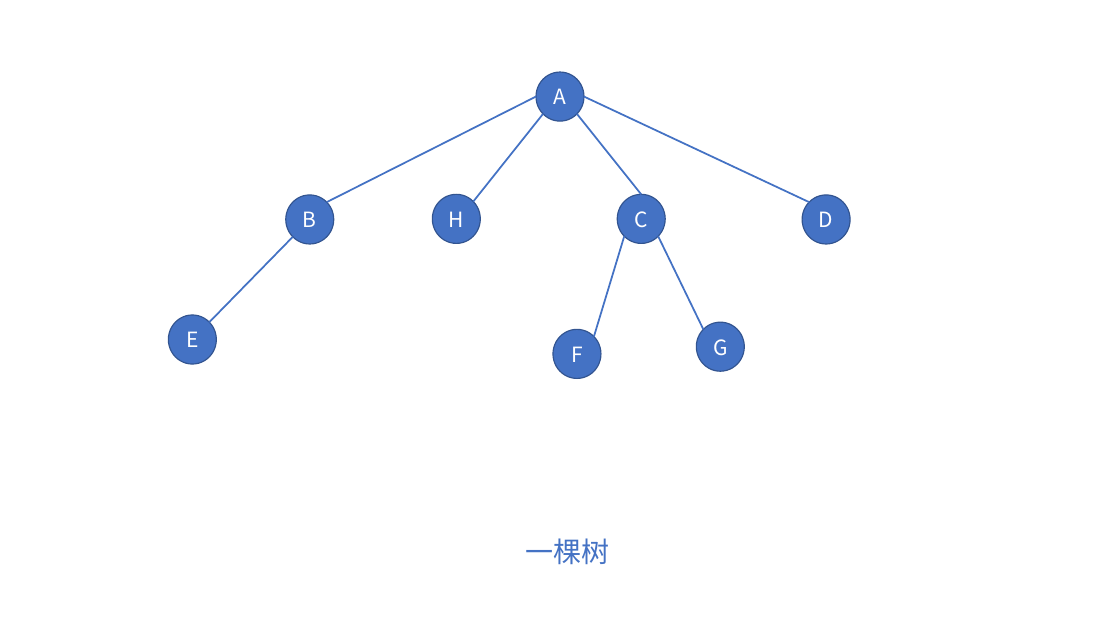
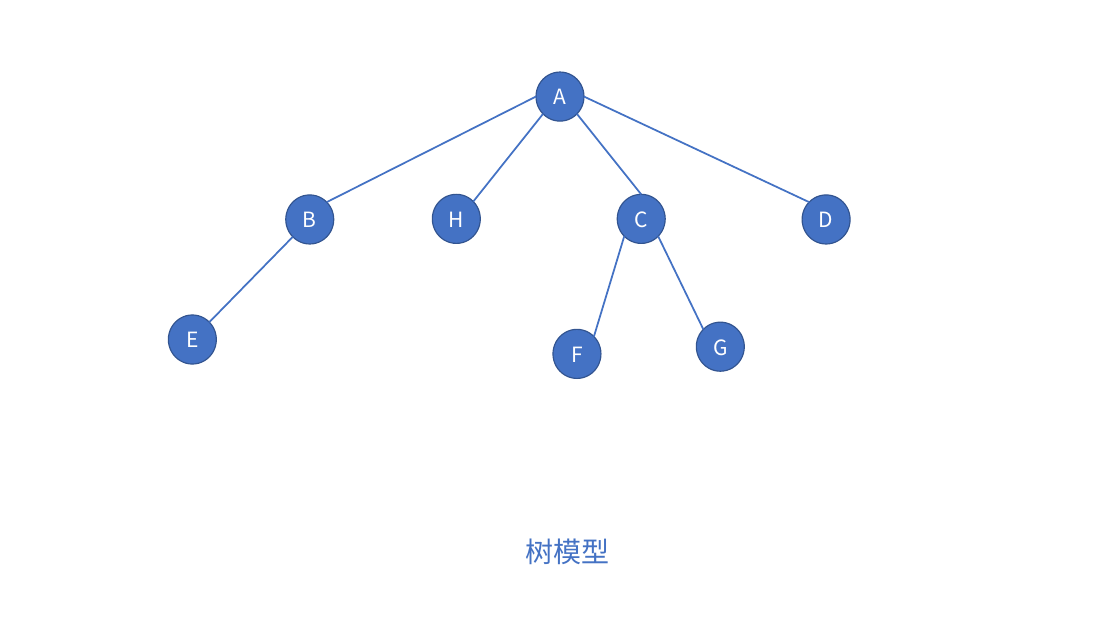
Before and after one commit to online-books/Data-Structures-and-Algorithm-Analysis-in-TS, a slide deck: slide 7 of Assets/visualization.pptx. Drawn at 1120x630 pixels with LibreOffice and Linux fonts; fonts in the diff are those of the drawing. Boxes give left, top, right and bottom in pixels: in the first picture for what was removed or moved away, otherwise in the second. Text is boxed around its words. In the diff, an @@ line names an element or a change of style, - is before the commit and + after.

```diff
--- a/Assets/visualization.pptx
+++ b/Assets/visualization.pptx
@@ text at (x1=525, y1=538, x2=609, y2=565): text changed @@
-一棵树
+树模型
```
Also in this commit, not shown: 4 other files.
